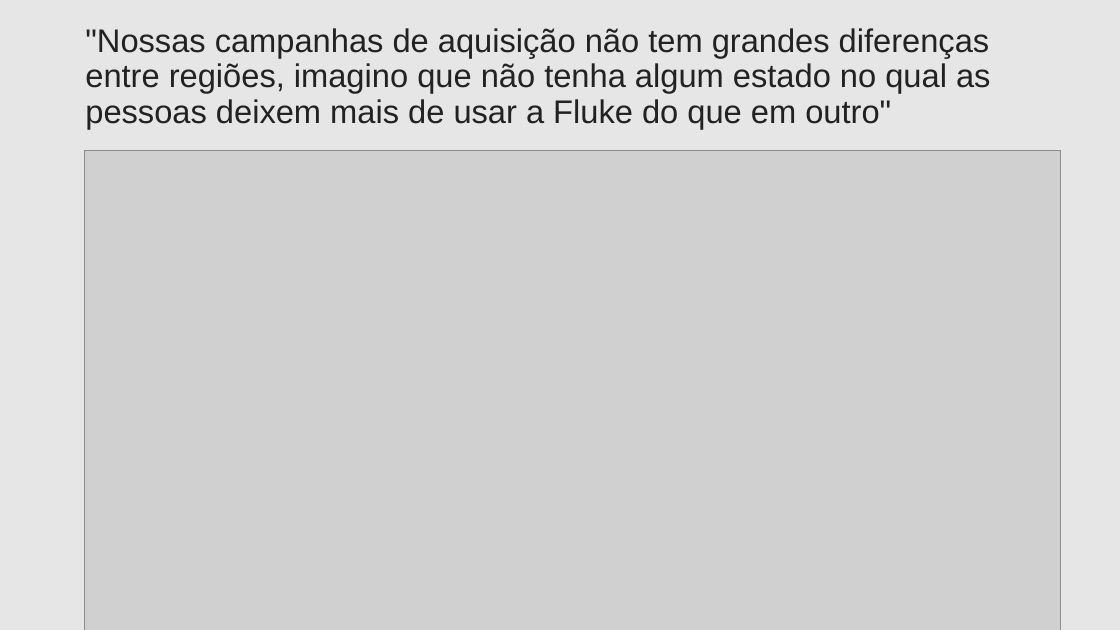
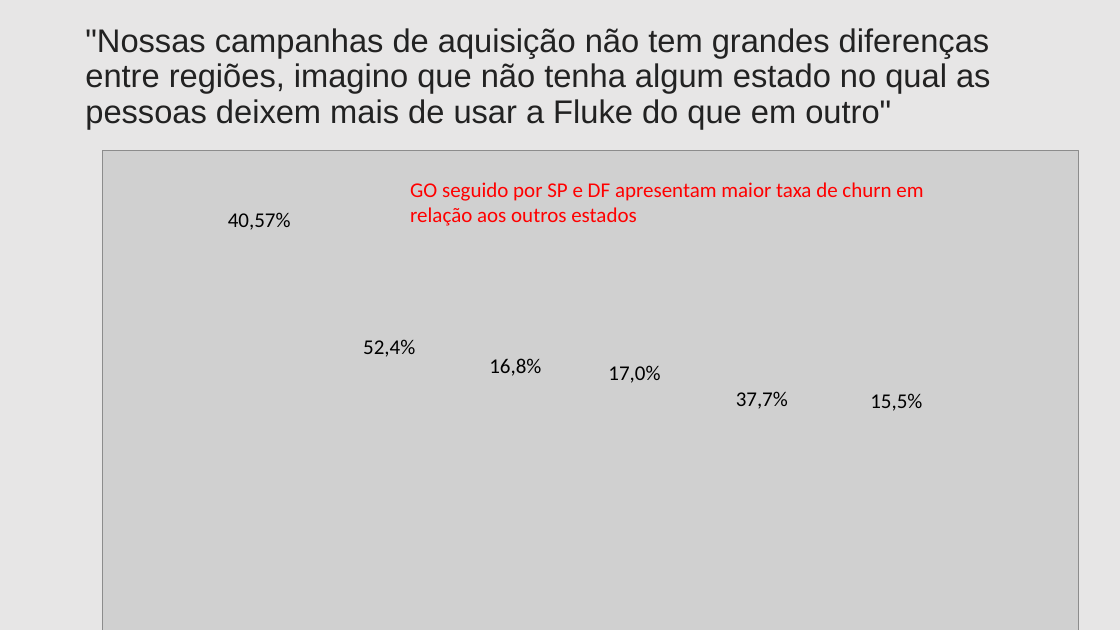
Before and after one commit to filipeaguiarrod/Fluke-Case, a slide deck: slide 8 of Churn_Case.pptx. Drawn at 1120x630 pixels with LibreOffice and Linux fonts; fonts in the diff are those of the drawing; grey boxes stand for pictures. Boxes give left, top, right and bottom in pixels: in the first picture for what was removed or moved away, otherwise in the second. Text is boxed around its words. In the diff, an @@ line names an element or a change of style, - is before the commit and + after.

```diff
--- a/Churn_Case.pptx
+++ b/Churn_Case.pptx
@@ picture: place and size @@
-picture at (85, 150, 1061, 630)
+picture at (103, 150, 1079, 630)
@@ text added at (410, 182, 923, 226), 18 pt, text #FF0000 @@
+GO seguido por SP e DF apresentam maior taxa de churn em relação aos outros estados
@@ text added at (228, 212, 291, 230), 18 pt, text #000000 @@
+40,57%
@@ text added at (363, 339, 415, 357), 18 pt, text #000000 @@
+52,4%
@@ text added at (489, 358, 541, 376), 18 pt, text #000000 @@
+16,8%
@@ text added at (608, 365, 660, 383), 18 pt, text #000000 @@
+17,0%
@@ text added at (736, 391, 788, 409), 18 pt, text #000000 @@
+37,7%
@@ text added at (870, 393, 922, 411), 18 pt, text #000000 @@
+15,5%
```
Also in this commit, not shown: 2 other slides changed, 1 slide added, 3 other files.
